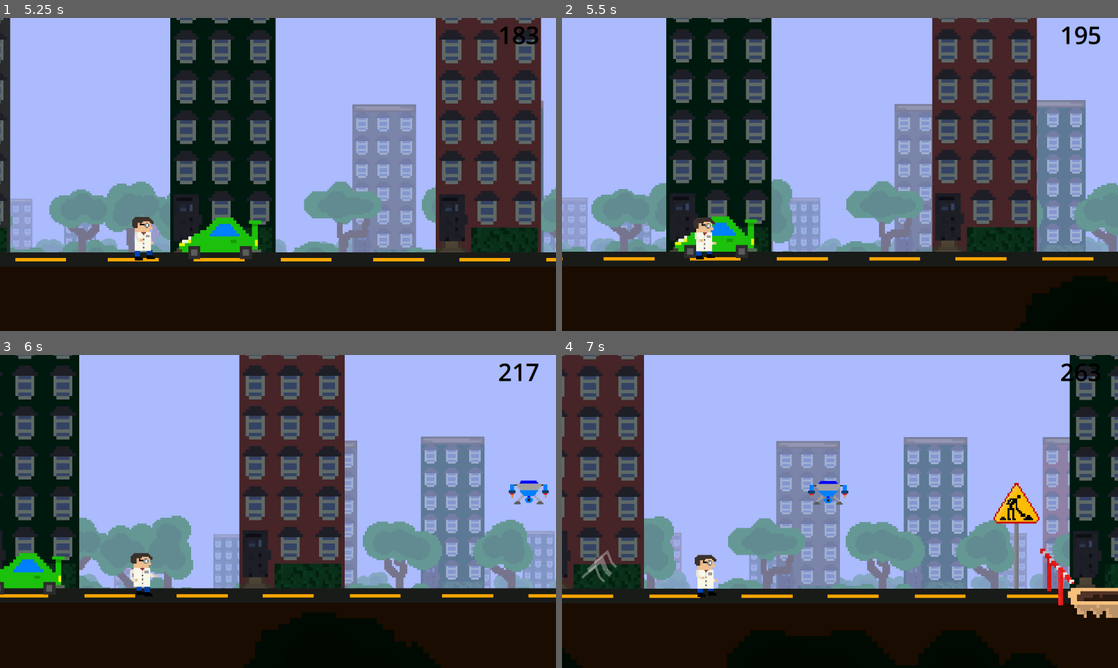
Above: before the commit, frames 1-4 (two rows, left to right).
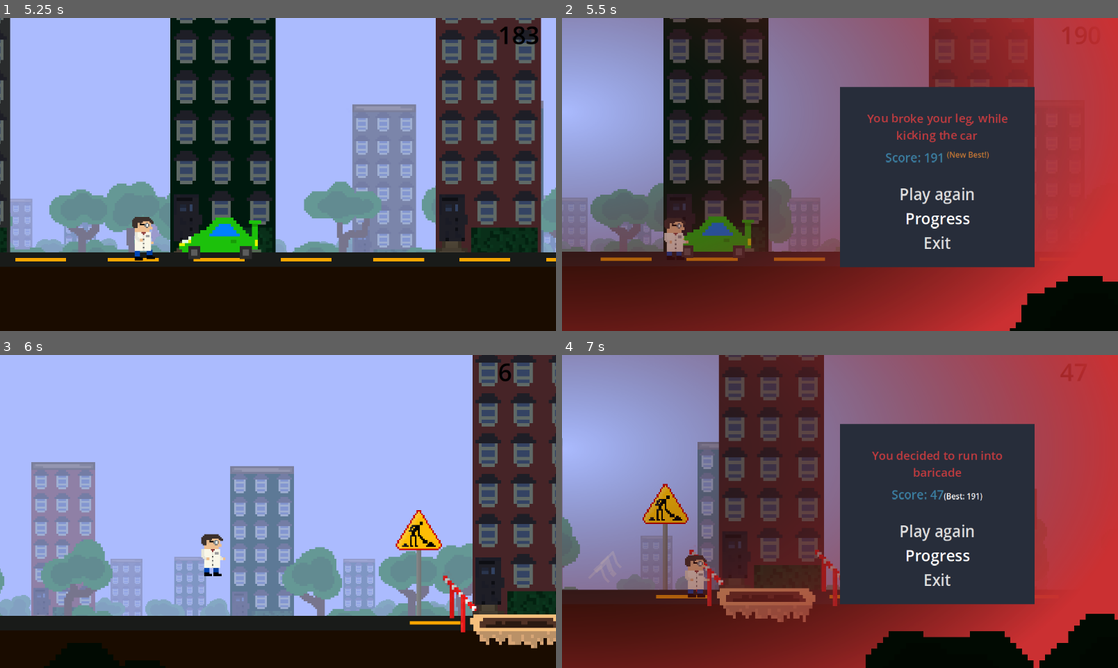
Above: after the commit, the same moments.

Repository: kir-55/Unstable
Game: Godot game, scene res://Scenes/main.tscn
Two runs of this game, one before a commit and one after it. Both use one fixed random seed, a clock stepped at 60 frames per second and the inputs below.
Inputs (mouse positions are in pixels of both pictures, inside the frame that each line leads up to):
- Up to frame 1 (5.25 s): click "Play" at 0.5 s; move the mouse to (400, 158) at 1.27 s; hold Space (up) 1.28-2 s; tap S (bottom) at 1.35 s; click (400, 158) at 1.42 s; drag from (166, 190) to (250, 237) at 2.02 s; move the mouse to (333, 105) at 2.77 s; tap A (stop) at 2.85 s; drag from (250, 237) to (111, 127) at 3.52 s; move the mouse to (444, 221) at 4.27 s; hold Space (up) 4.28-5 s; tap Shift (dash) at 4.35 s; drag from (111, 127) to (283, 237) at 5.02 s
- Up to frame 2 (5.5 s): no input
- Up to frame 3 (6 s): click (378, 530) at 5.75 s, where only the run after the commit has a clickable "Play again"
- Up to frame 4 (7 s): move the mouse to (867, 511) at 6.52 s; hold Space (up) from 6.53 s (still down); tap S (bottom) at 6.6 s; click (867, 511) at 6.67 s

Frame 1 is identical in both runs. In frame 2, 88% of the frame differs, in the area x 0-100%, y 0-100%; in frame 3, 65%; in frame 4, 98%.

Commit message:
fixed wrong items count in some cases at home

Diff:
--- a/Scenes/player.tscn
+++ b/Scenes/player.tscn
@@ -163,7 +163,6 @@
 [node name="Player" type="CharacterBody2D" node_paths=PackedStringArray("animated_sprite", "trail", "weapon", "amulet_system")]
 z_index = 6
 scale = Vector2(1.4, 1.4)
-collision_layer = 128
 script = ExtResource("1_22t7u")
 MAX_JUMP_VEL = -1000.0
 STOP_DURATION = 0.6
--- a/Scripts/Amulets/spawn_amulets.gd
+++ b/Scripts/Amulets/spawn_amulets.gd
@@ -25,9 +25,10 @@
 	print(str(multiplied_amulets_list.map(func(amulet): return amulet.id)))
 	for i in range(GlobalVariables.items_in_home):
 		if multiplied_amulets_list.size() <= 0:
-			amount_of_items_to_take -= 1
+			amount_of_items_to_take = amulets_displayed.size()
 			label.text = "You have a few seconds to grab " + str(amount_of_items_to_take) + " item" + ("s." if amount_of_items_to_take > 1  else ".")
 			break
+
 		var random_amulet = multiplied_amulets_list.pick_random()
 
 		while !can_be_generated(random_amulet.id):
